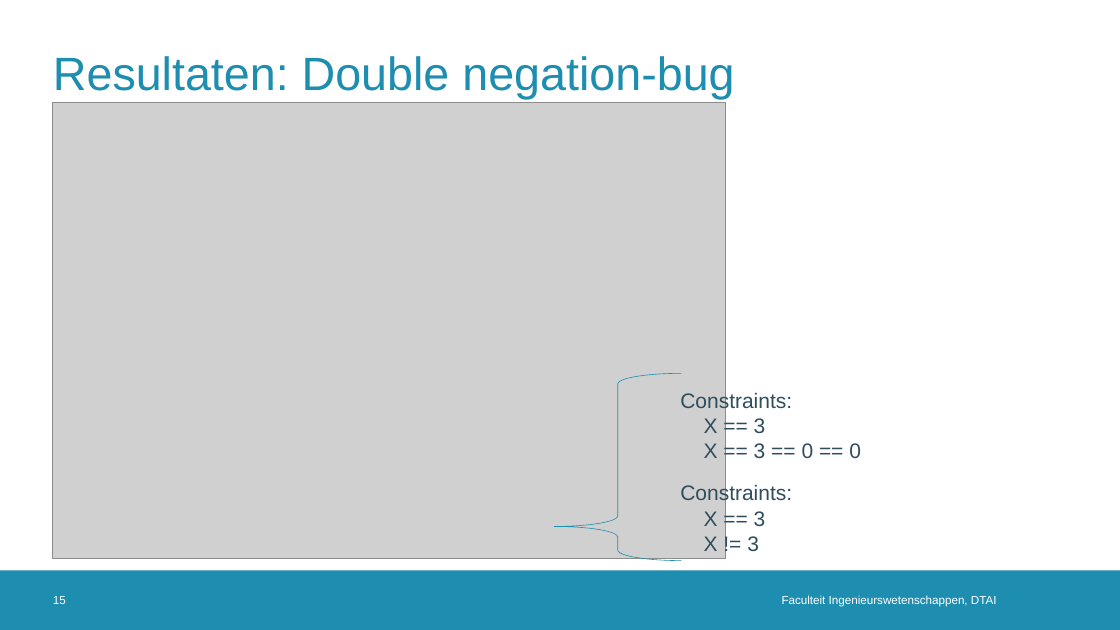
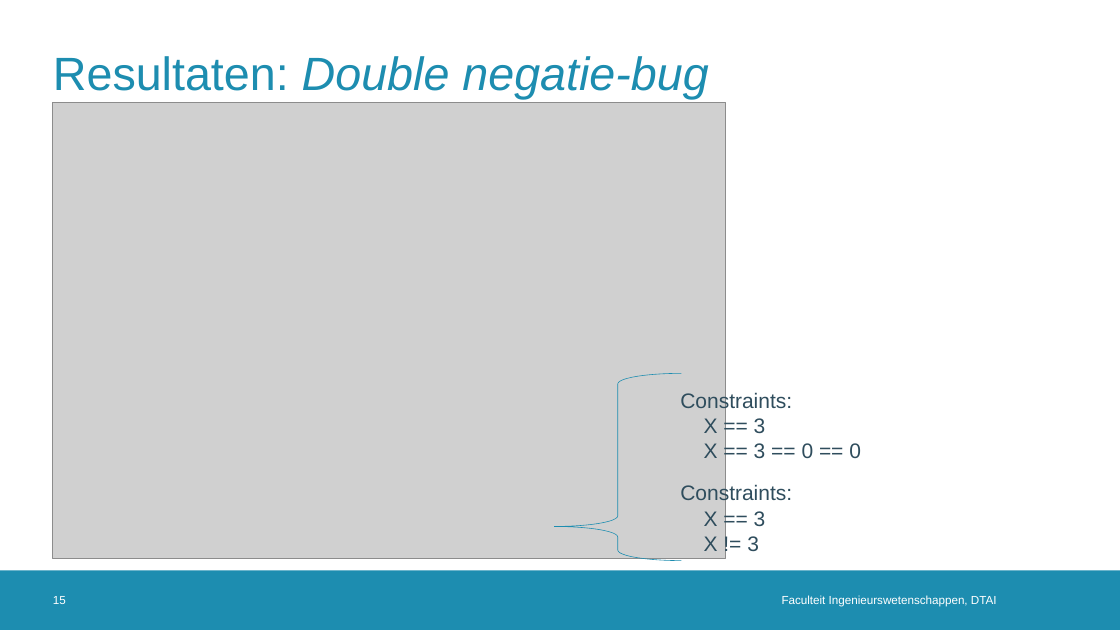
Before and after one commit to rubenkindt/Masterproef-paper-RubenKindt, a slide deck: slide 15 of Milestones/M10 defence/M10.pptx. Drawn at 1120x630 pixels with LibreOffice and Linux fonts; fonts in the diff are those of the drawing; grey boxes stand for pictures; background and template pictures are left out. Boxes give left, top, right and bottom in pixels: in the first picture for what was removed or moved away, otherwise in the second. Text is boxed around its words. In the diff, an @@ line names an element or a change of style, - is before the commit and + after.

```diff
--- a/Milestones/M10 defence/M10.pptx
+++ b/Milestones/M10 defence/M10.pptx
@@ title at box(53, 56, 708, 99): text changed; italic on @@
-Resultaten: Double negation-bug
+Resultaten: Double negatie-bug
```
Also in this commit, not shown: 12 other slides changed, 1 slide added, 1 other file.
